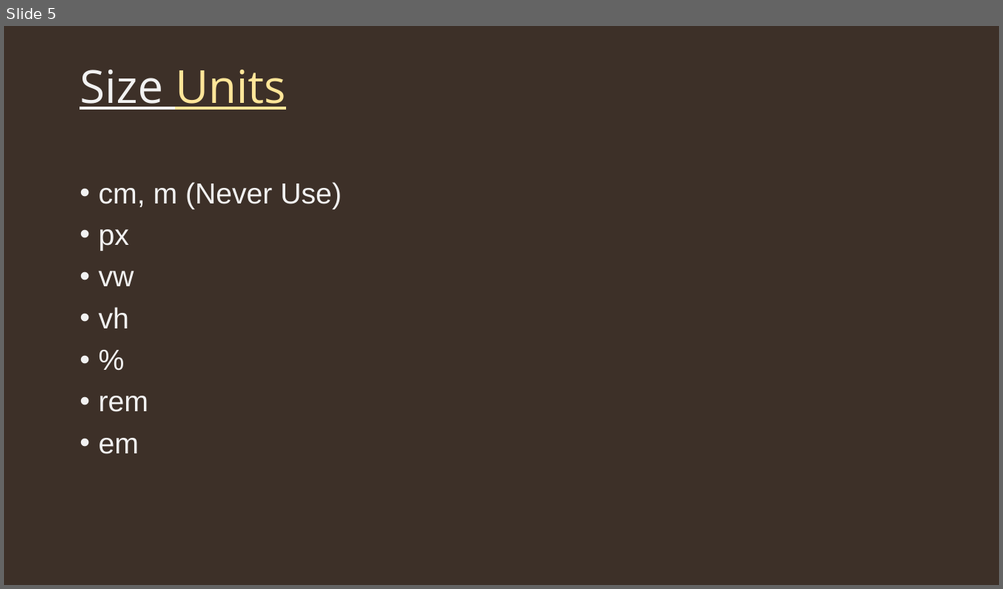
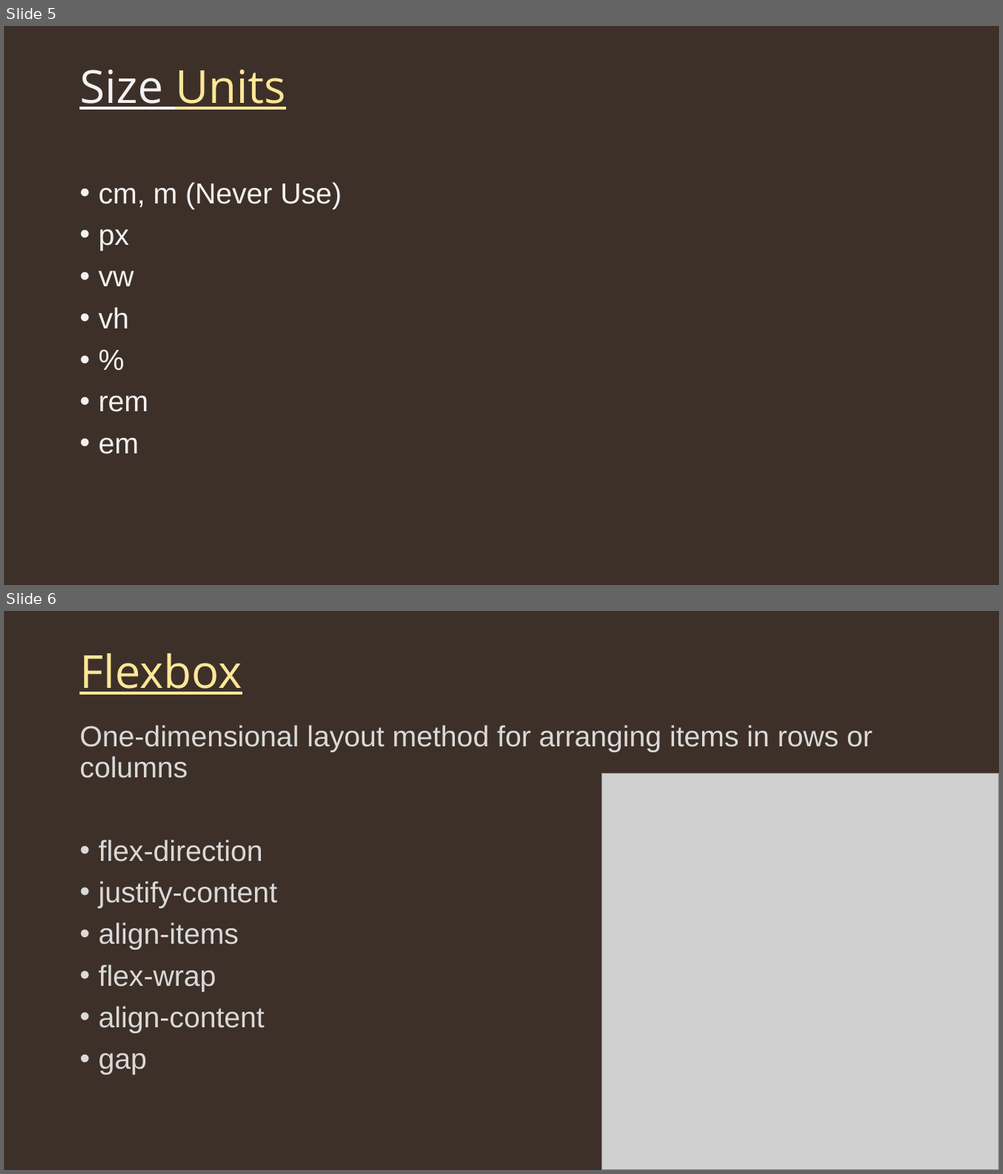
Before and after one commit to Bijit-Mondal/Web-Dev-Tutorial, a slide deck: 003CSS.pptx. Shown one above the other, each under a label of ours: slide 5 before the commit, slides 5 and 6 after it. The pictures are 1003x589 and 1003x1174 pixels, drawn with LibreOffice and Linux fonts; fonts in the diff are those of the drawing; grey boxes stand for pictures. Boxes give left, top, right and bottom in pixels: in the first picture for what was removed or moved away, otherwise in the second. Text is boxed around its words. In the diff, an @@ line names an element or a change of style, - is before the commit and + after.

Commit message:
Class 06 content added

```diff
--- a/003CSS.pptx
+++ b/003CSS.pptx
@@ slide 6 added at <box>4,611,999,1170</box>, background #3D3028 @@
@@ title added at <box>79,653,242,695</box>, 44 pt, text #FFE699, underline @@
+Flexbox
@@ text added at <box>79,725,872,1075</box>, 28 pt, text #D9D9D9 @@
+One-dimensional layout method for arranging items in rows or columns
+• flex-direction
+• justify-content
+• align-items
+• flex-wrap
+• align-content
+• gap
@@ picture added at <box>602,773,999,1170</box> @@
```
Also in this commit, not shown: 2 other slides added, 1 slide removed, 9 other files.
